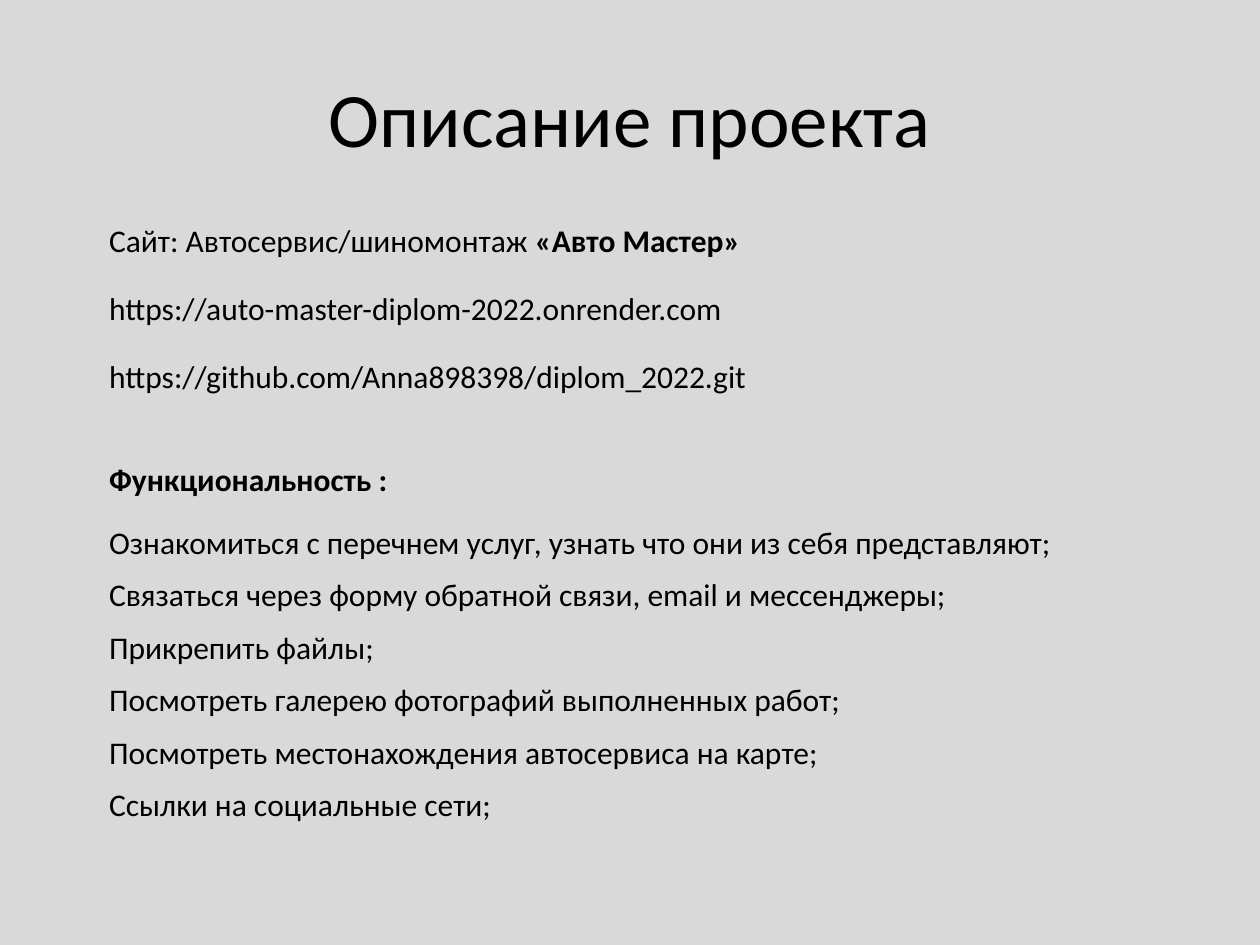
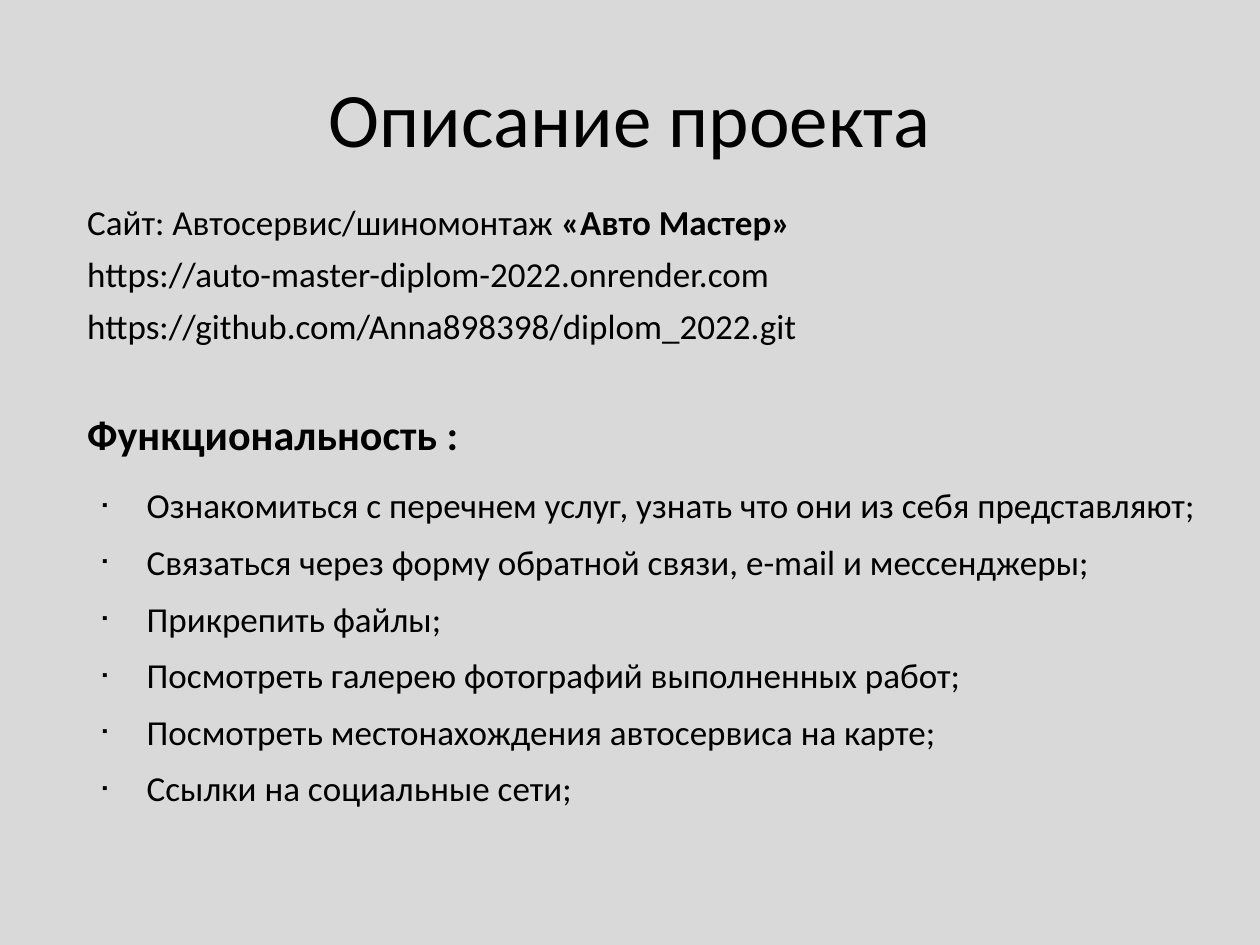
Before and after one commit to Anna898398/diplom_2022, a slide deck: slide 2 of Дипломный проект 2022.ppt. Drawn at 1260x945 pixels with LibreOffice and Linux fonts; fonts in the diff are those of the drawing. Boxes give left, top, right and bottom in pixels: in the first picture for what was removed or moved away, otherwise in the second. Text is boxed around its words. In the diff, an @@ line names an element or a change of style, - is before the commit and + after.

```diff
--- a/Дипломный проект 2022.ppt
+++ b/Дипломный проект 2022.ppt
@@ text at (87,210,1194,807): size 18 to 20 pt in "Сайт: Автосервис/шиномонтаж «Авто Мастер»", "https://auto-master-diplom-2022.onrender.com", "https://github.com/Anna898398/diplom_2022.git", "Ознакомиться с перечнем услуг, узнать что они ..." and 4 more places; size 18 to 24 pt in "Функциональность :"; line spacing 1 to 0.5; bullet none to ▪ @@
@@ text "Сайт: Автосервис/шиномонтаж «Авто Мастер»": place and size @@
-text "Сайт: Автосервис/шиномонтаж «Авто Мастер»" at (109,230,1050,821)
+text "Сайт: Автосервис/шиномонтаж «Авто Мастер»" at (87,210,1194,807)
@@ text at (147,550,1089,581): text changed; size 18 to 20 pt @@
-Связаться через форму обратной связи, email и мессенджеры;
+▪ Связаться через форму обратной связи, e-mail и мессенджеры;
```
Also in this commit, not shown: 1 other slide changed, 1 slide removed, 13 other files.
